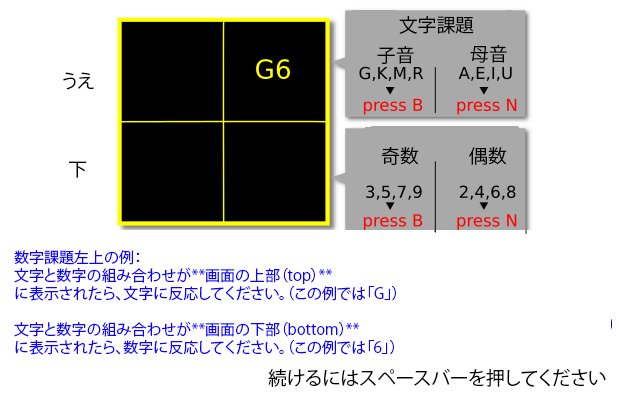
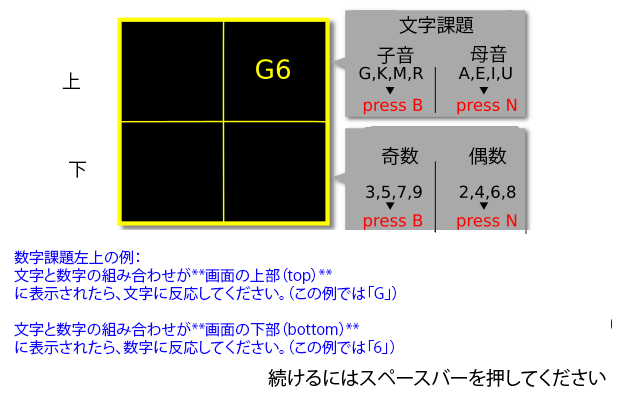
Two versions of the same layered image (619x396). Layer-by-layer changes:
renamed "うえ" to "上", painted on it over <box>62,72,94,90</box>
